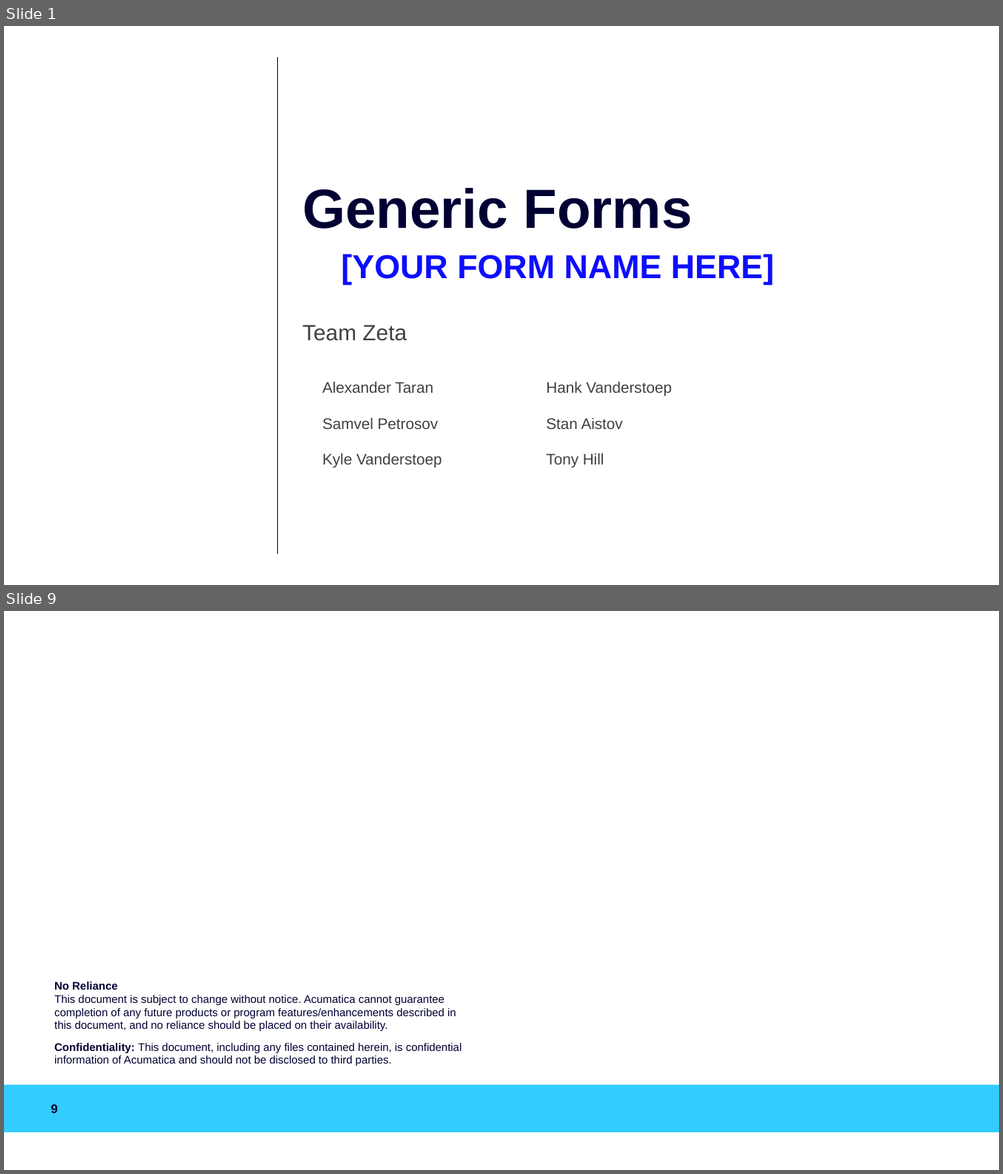
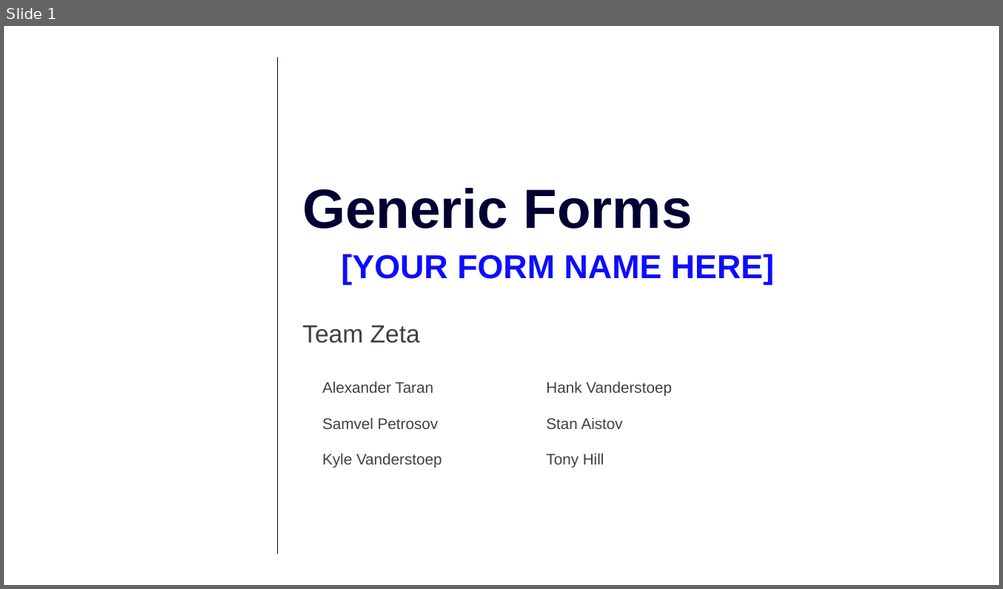
Before and after one commit to AcumaticaHackathon/2020-Team-Zeta, a slide deck: Misc/Summit 2020 Zeta.pptx. Shown one above the other, each under a label of ours: slides 1 and 9 before the commit, slide 1 after it; the slides between them are not shown. The pictures are 1003x1174 and 1003x589 pixels, drawn with LibreOffice and Linux fonts; fonts in the diff are those of the drawing; background and template pictures are left out. Boxes give left, top, right and bottom in pixels: in the first picture for what was removed or moved away, otherwise in the second. Text is boxed around its words. In the diff, an @@ line names an element or a change of style, - is before the commit and + after.

```diff
--- a/Misc/Summit 2020 Zeta.pptx
+++ b/Misc/Summit 2020 Zeta.pptx
@@ slide 9 removed at (4,611,999,1170), background #FFFFFF @@
@@ text removed at (54,982,461,1066) @@
-No Reliance
-This document is subject to change without notice. Acumatica cannot guarantee completion of any future products or program features/enhancements described in this document, and no reliance should be placed on their availability.
-Confidentiality: This document, including any files contained herein, is confidential information of Acumatica and should not be disclosed to third parties.
@@ rectangle removed at (4,1085,999,1133) @@
@@ page number removed at (51,1105,57,1113) @@
-9
@@ slide 1 changed as well @@
@@ text "Team Zeta" at (302,326,420,343): size 21.3 to 24 pt @@
```
Also in this commit, not shown: 6 slides added, 9 other slides removed.
